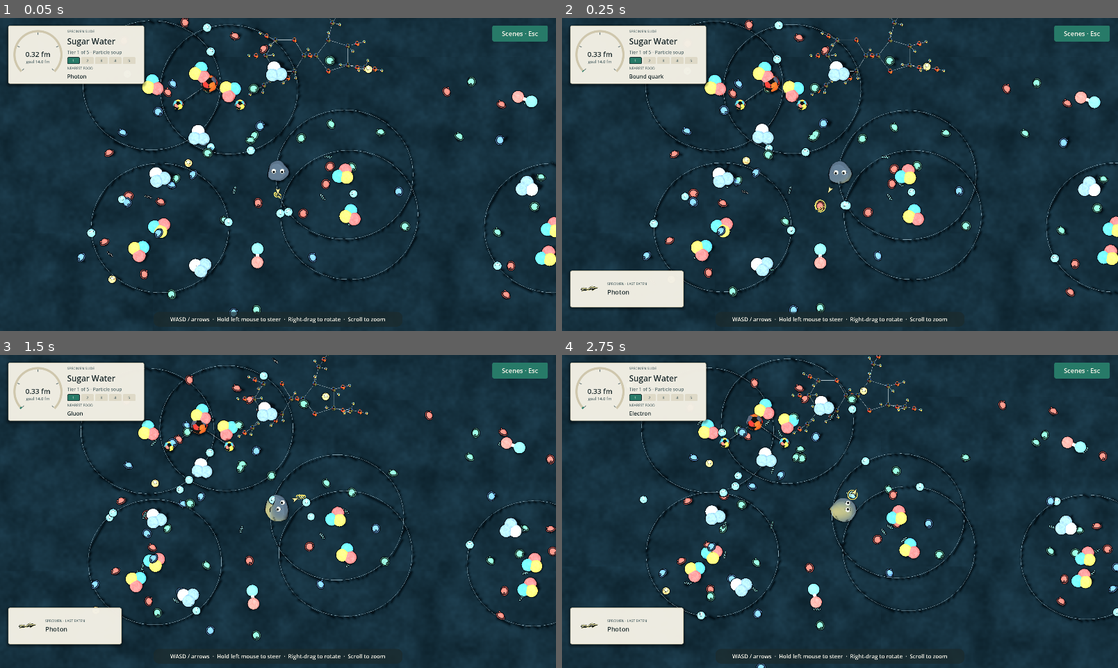
Above: before the commit, frames 1-4 (two rows, left to right).
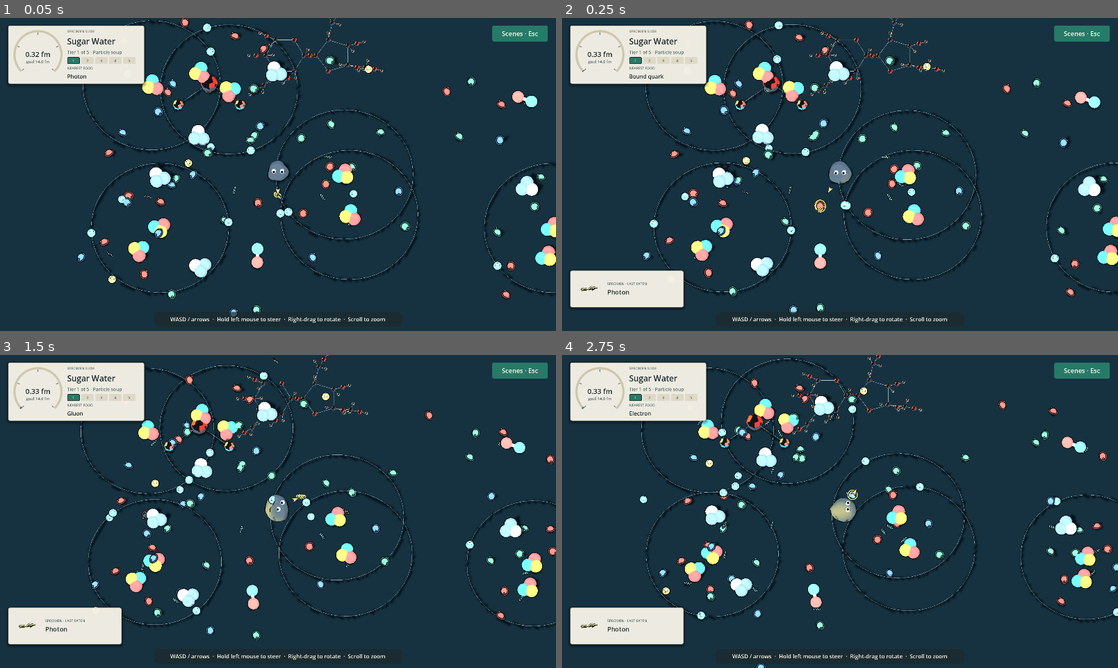
Above: after the commit, the same moments.

Repository: armantark/gray-goo
Game: Godot game, scene res://main.tscn
Same seed, same stepped clock (60 frames per second), same inputs: the game is played once before the commit and once after it.
Inputs (mouse positions are in pixels of both pictures, inside the frame that each line leads up to):
- Up to frame 1 (0.05 s): no input
- Up to frame 2 (0.25 s): no input
- Up to frame 3 (1.5 s): move the mouse to (400, 495) at 0.52 s; hold D (move_right) 0.53-1.25 s; click (400, 495) at 0.67 s; drag from (166, 527) to (250, 574) at 1.27 s
- Up to frame 4 (2.75 s): move the mouse to (895, 442) at 2.02 s; hold D (move_right) from 2.03 s (still down)

The runs differ from the first frame. In frame 1, 0.6% of the frame differs, in the area x 14-100%, y 0-96%; in frame 2, 0.6%; in frame 3, 0.7%; in frame 4, 0.7%, in the area x 14-100%, y 0-100%.

Commit message:
Replace arbitrary cloudy textures with clean cartoon materials.
Preserve authored color regions across every asset, with fine pores only on grip tape, sand and concrete. Remove the ground shader's second mottling layer and regenerate the model and ground textures through live Blender MCP.

Verify all 57 exported models and inspect the native game views. The independent multi-angle review clears the fixed threshold for the hermit crab, skater and skateboard. Keep generated build evidence outside Godot's resource scan.

Diff:
--- a/assets/asset_manifest.json
+++ b/assets/asset_manifest.json
@@ -267,7 +267,7 @@
   },
   "galaxy_group": {
     "path": "res://assets/models/galaxy_group.glb",
-    "radius": 1.695237,
+    "radius": 1.695236,
     "height": 0.234,
     "color": "#93968B",
     "texture": "res://assets/models/galaxy_group.png"
--- a/shaders/ground.gdshader
+++ b/shaders/ground.gdshader
@@ -6,25 +6,12 @@
 uniform float grain_scale = 4.0;
 varying vec2 ground_point;
 
-float hash(vec2 p) {
-    return fract(sin(dot(p, vec2(127.1, 311.7))) * 43758.5453);
-}
-
-float grain(vec2 p) {
-    vec2 cell = floor(p);
-    vec2 blend = smoothstep(vec2(0.0), vec2(1.0), fract(p));
-    return mix(mix(hash(cell), hash(cell + vec2(1.0, 0.0)), blend.x),
-        mix(hash(cell + vec2(0.0, 1.0)), hash(cell + vec2(1.0, 1.0)), blend.x), blend.y);
-}
-
 void vertex() {
     ground_point = (MODEL_MATRIX * vec4(VERTEX, 1.0)).xz;
 }
 
 void fragment() {
-    float mottling = grain(ground_point * grain_scale);
-    float fine = grain(ground_point * grain_scale * 4.7);
-    ALBEDO = texture(albedo, ground_point / grain_scale).rgb * base_color.rgb * (0.82 + mottling * 0.22 + fine * 0.1);
+    ALBEDO = texture(albedo, ground_point / grain_scale).rgb * base_color.rgb;
     ROUGHNESS = 1.0;
 }
 
Binary file changed: assets/models/anemone.glb
Binary file changed: assets/models/anemone.png
Binary file changed: assets/models/bearing.glb
Binary file changed: assets/models/bearing.png
Binary file changed: assets/models/bench.glb
Binary file changed: assets/models/bench.png
Binary file changed: assets/models/black_hole.glb
Binary file changed: assets/models/black_hole.png
Binary file changed: assets/models/blue_giant.glb
Binary file changed: assets/models/blue_giant.png
Binary file changed: assets/models/board.glb
Binary file changed: assets/models/board.png
(and 116 more such lines)
